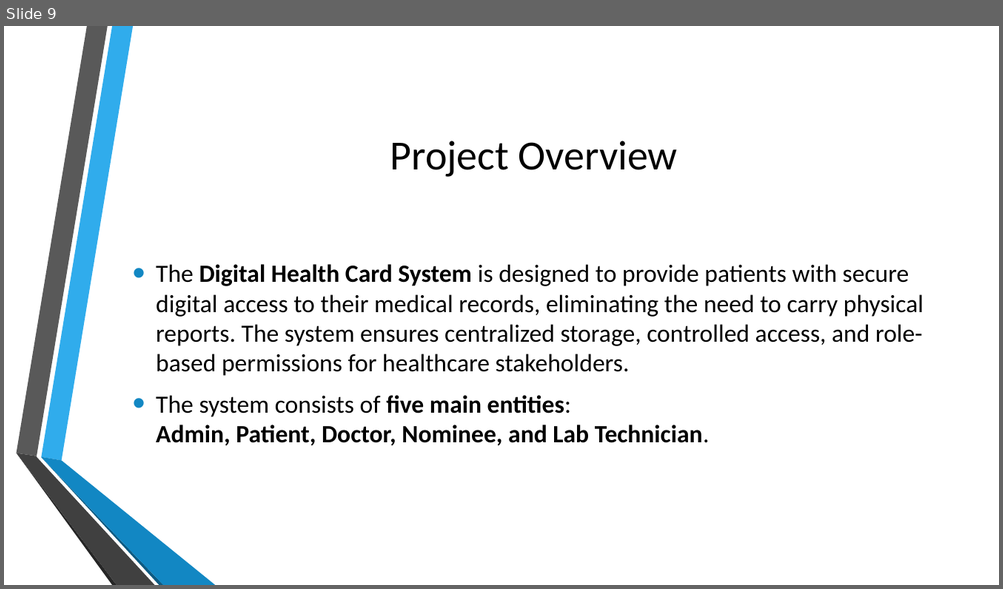
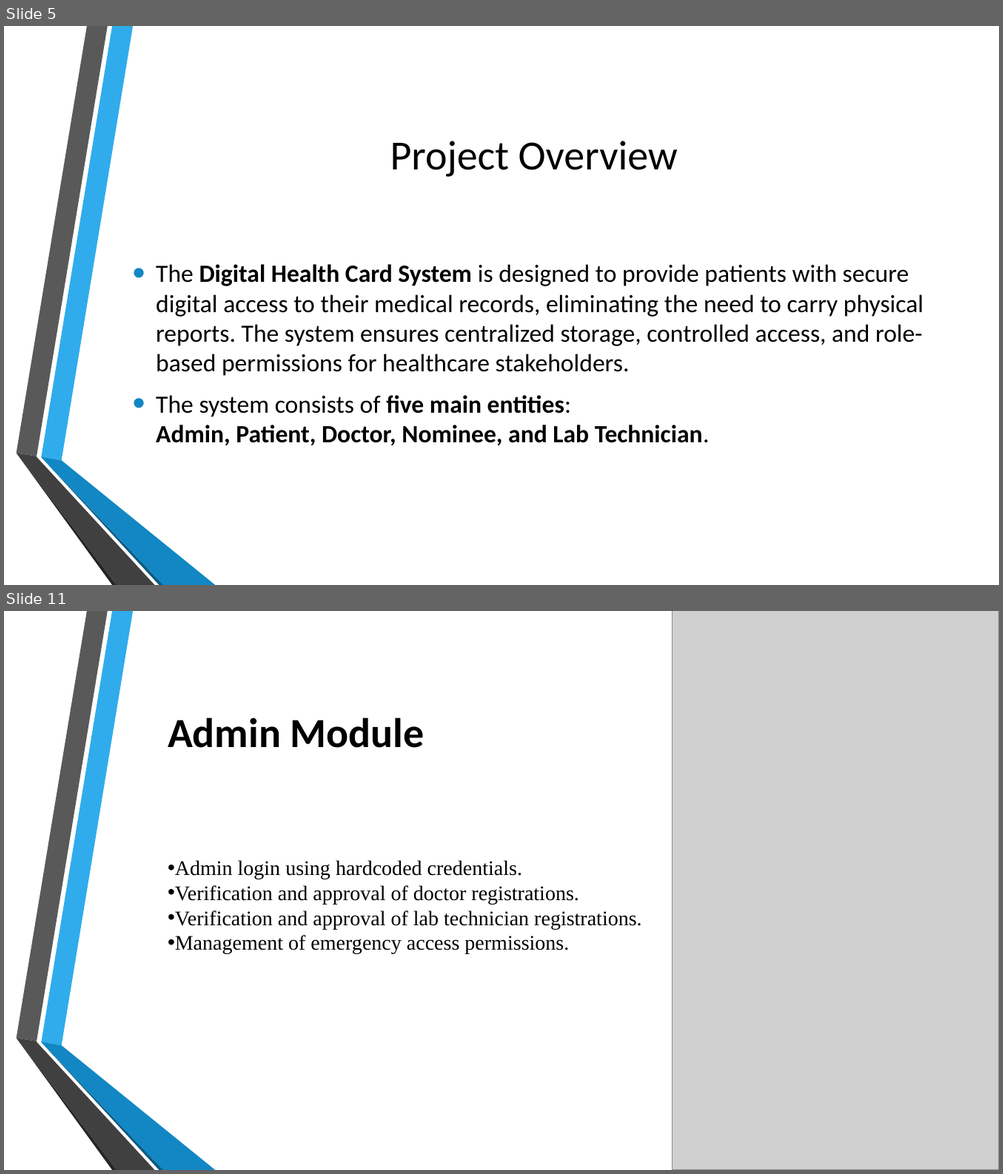
Before and after one commit to kedar3016/DIGITAL_HEALTH_CARD, a slide deck: Digital Health Card.pptx. Shown one above the other, each under a label of ours: slide 9 before the commit, slides 5 and 11 after it; the slides between them are not shown. The pictures are 1003x589 and 1003x1174 pixels, drawn with LibreOffice and Linux fonts; fonts in the diff are those of the drawing; grey boxes stand for pictures; background and template pictures are left out. Boxes give left, top, right and bottom in pixels: in the first picture for what was removed or moved away, otherwise in the second. Text is boxed around its words. In the diff, an @@ line names an element or a change of style, - is before the commit and + after.

```diff
--- a/Digital Health Card.pptx
+++ b/Digital Health Card.pptx
@@ slide 11 added at [4, 611, 999, 1170], background picture (left out); not listed: 6 template elements that a slide beside it also shows @@
@@ picture added at [672, 611, 999, 1170] @@
@@ text added at [168, 718, 641, 954], 20 pt, text #000000 @@
+Admin Module
+• Admin login using hardcoded credentials.
+• Verification and approval of doctor registrations.
+• Verification and approval of lab technician registrations.
+• Management of emergency access permissions.
@@ what was slide 9 is now slide 5 @@
```
Also in this commit, not shown: 9 slides changed, 7 other slides added, 1 slide removed.
